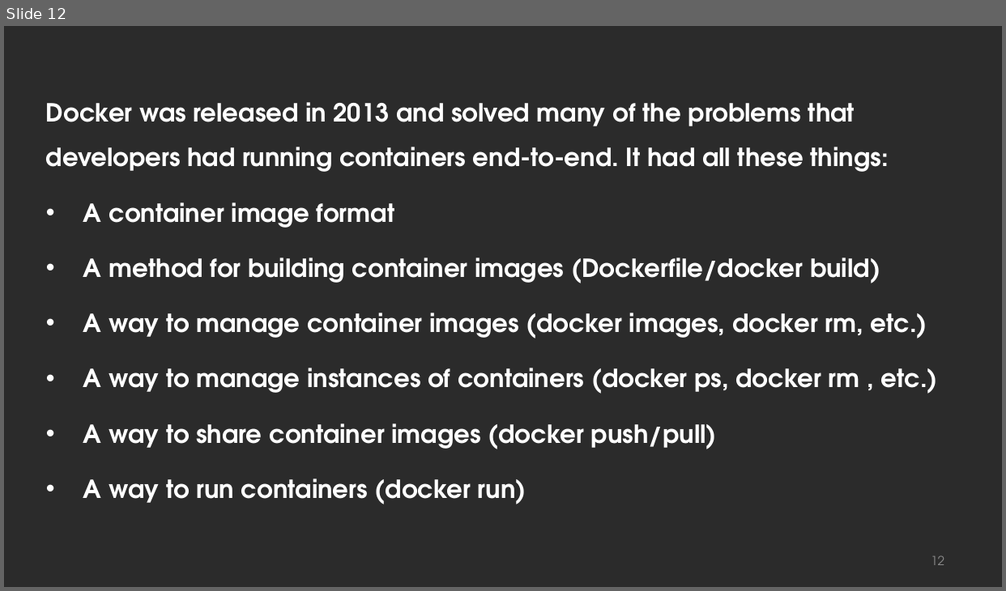
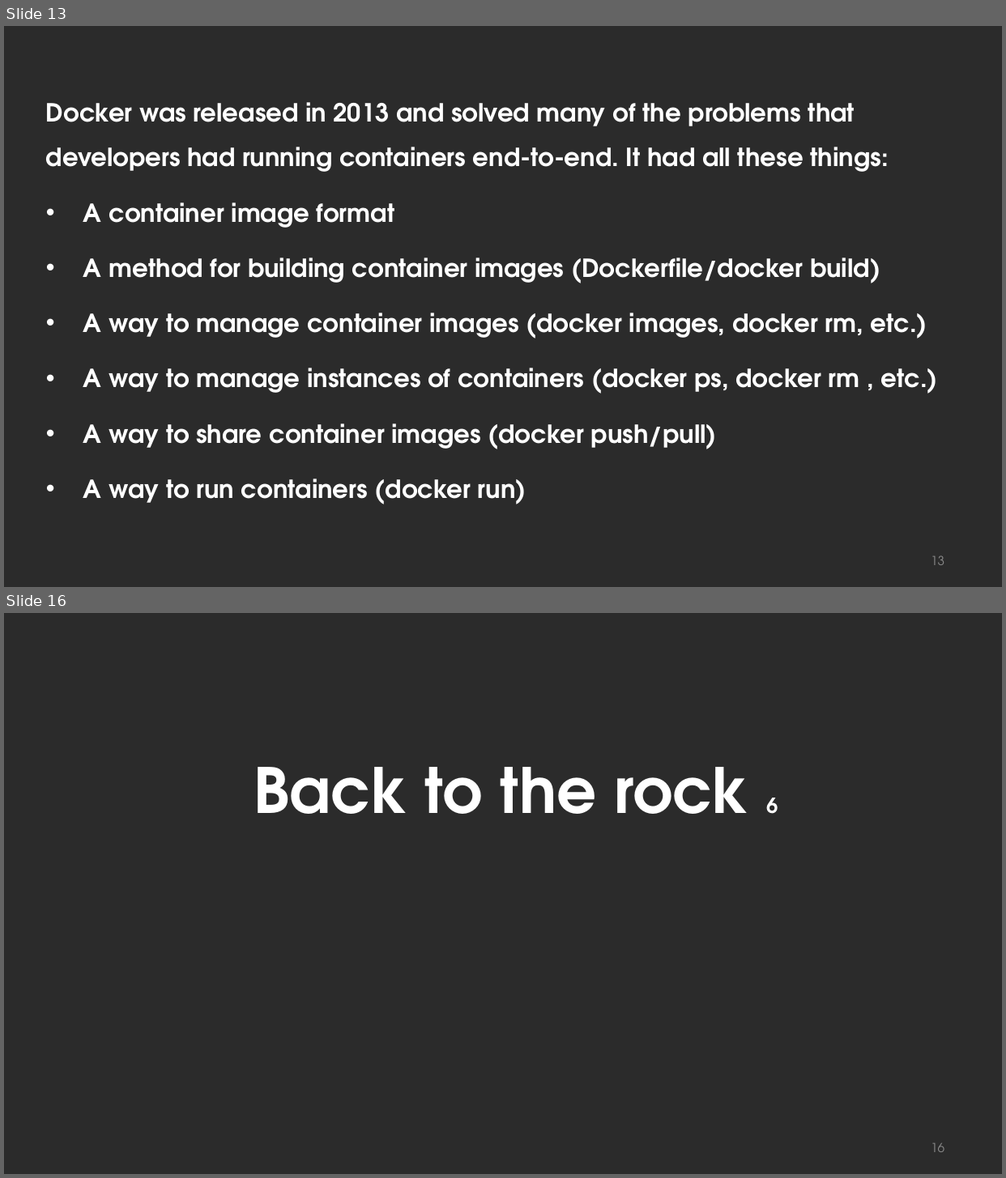
Before and after one commit to alisters/codersGroupDocker, a slide deck: CodersGroupDocker.pptx. Shown one above the other, each under a label of ours: slide 12 before the commit, slides 13 and 16 after it; the slides between them are not shown. The pictures are 1006x591 and 1006x1178 pixels, drawn with LibreOffice and Linux fonts; fonts in the diff are those of the drawing; background and template pictures are left out; a plain dark background stands for a picture behind light text. Boxes give left, top, right and bottom in pixels: in the first picture for what was removed or moved away, otherwise in the second. Text is boxed around its words. In the diff, an @@ line names an element or a change of style, - is before the commit and + after.

```diff
--- a/CodersGroupDocker.pptx
+++ b/CodersGroupDocker.pptx
@@ slide 16 added at [4,613,1002,1174], background picture (left out) @@
@@ text added at [253,767,778,814], 60 pt, text #FFFFFF, bold @@
+Back to the rock 6
@@ page number added at [931,1144,944,1152], 12 pt, text #8C8C8C @@
+16
@@ what was slide 12 is now slide 13 @@
@@ page number at [931,556,944,565]: text changed @@
-12
+13
```
Also in this commit, not shown: 4 slides changed, 1 other slide added, 1 other file.
